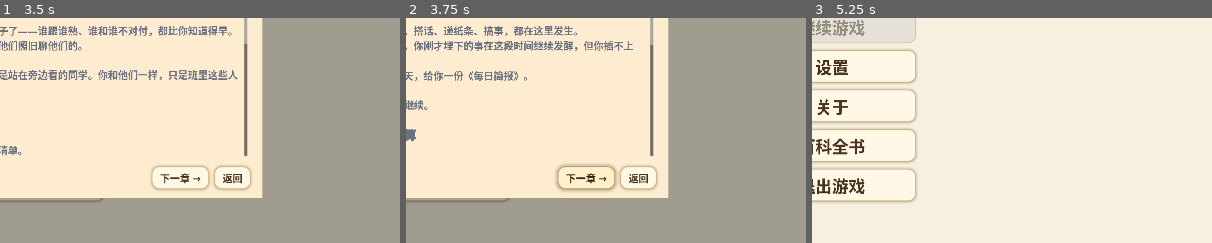
Above: before the commit, frames 1-3 (left to right).
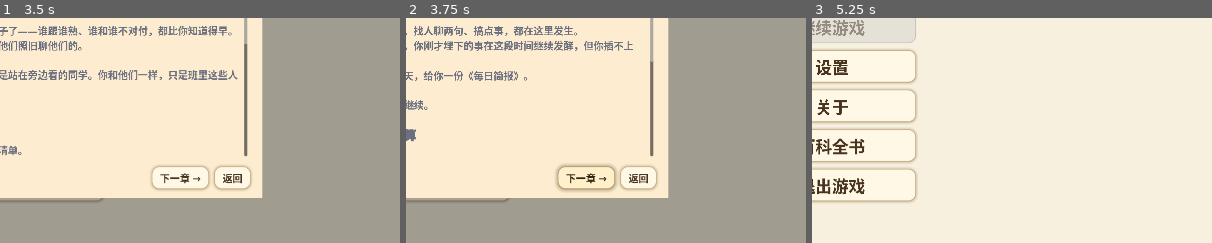
Above: after the commit, the same moments.

Repository: jx321720396/Ten-minutes-after-class
Game: Godot game, scene res://scenes/ui/main_menu.tscn
Two runs of this game, one before a commit and one after it. Both use one fixed random seed, a clock stepped at 60 frames per second and the inputs below.
Inputs:
- Up to frame 1 (3.5 s): click "百科全书" at 0.5 s; click "新游戏" at 1.25 s; click "设置" at 2 s; click "关于" at 2.75 s
- Up to frame 2 (3.75 s): click "下一章 →" at 3.5 s
- Up to frame 3 (5.25 s): click "← 上一章" at 4.25 s; click "返回" at 5 s
The pictures show only the part of the screen within x 48-98%, y 45-95%; the shares and areas given below are measured in that part.

Frame 1 is identical in both runs. In frame 2, 0.5% of the frame differs, in the area x 2-62%, y 3-20%; in frame 3, nothing differs.

Commit message:
feat(ui): 教室天数 HUD 下新增「百科全书」入口（打开时暂停游戏）
- scripts/ui/encyclopedia_entry.gd + scenes/ui/encyclopedia_entry.tscn：教室内的入口——
  天数 HUD 卡片下方的小按钮，样式与 HUD 同一套（纸色底 / 深绿描边 / 圆角 6 / 同一中文字族）。
  点开 → 面板显示 + `get_tree().paused = true`（看百科全书时游戏时间停止），关掉恢复；
  入口与面板分别设 PROCESS_MODE_ALWAYS / WHEN_PAUSED，保证暂停中按钮与目录仍可点。
- scenes/game/classroom3D.tscn：在 UI CanvasLayer 下挂该入口（只加 2 行，不动现有节点）。
- docs/localization/百科全书文案.md + data/localization/encyclopedia.json：按「只写已实现」修订——
  移出内核/界面尚未实现的内容（递纸条、告密、秘密交换、打听、头顶表情、关系线、推理板、情报日志），
  并与主文档 §12.2 对齐（「搭话」已并入「闲聊（发起／加入）」）；7 章由 22 小节精简为 18 小节。

实测：教室场景 headless 加载无错；入口节点存在、打开→paused=true 且面板可见、关闭→paused=false。

Diff:
--- a/data/localization/encyclopedia.json
+++ b/data/localization/encyclopedia.json
@@ -22,15 +22,15 @@
       "sections": [
         {
           "heading": "2.1 一天是怎么过的",
-          "body": "每个上学日是这样的：\n\n• [b]课间[/b]——你能操作。搭话、递纸条、搞事，都在这里发生。\n• [b]上课[/b]——快进过场。你刚才埋下的事在这段时间继续发酵，但你插不上手。\n• [b]放学[/b]——结算这一天，给你一份《每日简报》。\n\n第二天从上午课间继续。"
+          "body": "每个上学日是这样的：\n\n• [b]课间[/b]——你能操作。找人聊两句、搞点事，都在这里发生。\n• [b]上课[/b]——快进过场。你刚才埋下的事在这段时间继续发酵，但你插不上手。\n• [b]放学[/b]——结算这一天，给你一份《每日简报》。\n\n第二天从上午课间继续。"
         },
         {
           "heading": "2.2 你的操作预算",
           "body": "[b]课间只有十分钟，做不了太多事。[/b]\n\n聊两句要花时间，跑去告状要花更多时间——一个课间大概只够你认真做两三件事。\n\n这是时间本身的限制，不是游戏在扣你的次数。"
         },
         {
-          "heading": "2.3 上课时你能做什么",
-          "body": "上课段你不能行动，但可以翻看两样东西：\n\n• [b]情报日志[/b]：已经发生的事；\n• [b]推理板[/b]：你自己记下的判断。\n\n课间埋下的矛盾往往在这时候继续长。你能看着它变，但是没法伸手。"
+          "heading": "2.3 上课时你插不上手",
+          "body": "上课段你不能行动。课间埋下的矛盾在这段时间继续长——你能看着它变，但是伸不了手。"
         }
       ]
     },
@@ -65,19 +65,15 @@
       "sections": [
         {
           "heading": "4.1 开口说话",
-          "body": "走过去，对他说话。大致是这几路：\n\n• [b]凑进别人的聊天[/b]——有人在聊，你可以加进去；\n• [b]单独开口[/b]——闲聊两句、开口求助、看出谁难受了去说句好话；\n• [b]带点刺的[/b]——当众开他玩笑（围着的人越多越热闹），或者跟闹翻的人把话说开。"
+          "body": "走过去，对他说话。大致是这几路：\n\n• [b]闲聊[/b]——随便找个人聊两句，或者加进别人正在进行的聊天；\n• [b]单独开口[/b]——开口求助、看出谁难受了去说句好话；\n• [b]带点刺的[/b]——当众开他玩笑（围着的人越多越热闹），或者跟闹翻的人把话说开。"
         },
         {
           "heading": "4.2 动手做事",
-          "body": "有些事不用说话：\n\n• [b]递纸条[/b]——别人听不到；\n• [b]传流言[/b]——把你听来的闲话散出去（你听来的未必是真的）；\n• [b]告密[/b]——单独把料告诉当事人；\n• [b]举报[/b]——跑去老师那儿告状。这是大事，全班都会注意到有人被叫走了；\n• [b]交换秘密[/b]——说一个秘密给他，换他守口如瓶；\n• [b]追逐打闹[/b]——一群人疯玩一场。玩的这几个人关系会近，但在旁边看着的人未必高兴；\n• [b]带着人排挤[/b]——真要孤立一个人，靠的是一群人一起动手。"
+          "body": "有些事不用说话：\n\n• [b]传流言[/b]——把你听来的闲话散出去（你听来的未必是真的）；\n• [b]举报[/b]——跑去老师那儿告状。这是大事，全班都会注意到有人被叫走了；\n• [b]追逐打闹[/b]——一群人疯玩一场。玩的这几个人关系会近，但在旁边看着的人未必高兴；\n• [b]带着人排挤[/b]——真要孤立一个人，靠的是一群人一起动手。"
         },
         {
           "heading": "4.3 不接触",
           "body": "你也可以什么都不做。\n\n[b]不选就是学习[/b]——在教室里，闲着就是在学，这是默认状态。也可以[b]走动[/b]换个位置，或者[b]趴一整节课[/b]：谁都不理你，但压力会松下来不少。"
-        },
-        {
-          "heading": "4.4 班里其他人做不到的三件事",
-          "body": "• [b]打听[/b]——花一次课间动作，向某人打听另一个人的事。他愿不愿意说，取决于他信不信你；\n• [b]推理板[/b]——写下你对每个人的判断。[b]当你的记录和后来的信息对不上时，它会自动标出来[/b]；\n• [b]情报日志[/b]——上课时翻看已经发生的事。"
         }
       ]
     },
@@ -85,18 +81,11 @@
       "title": "第五章 · 看懂画面",
       "sections": [
         {
-          "heading": "5.1 头顶的表情",
-          "body": "每个人头顶有一个极简的表情：开心、平静、焦虑、愤怒、低落、兴奋。\n\n它只表示[b]他现在的样子[/b]，不会告诉你他为什么这样，也不告诉你他在想谁。"
-        },
-        {
-          "heading": "5.2 脚下的圈",
+          "heading": "5.1 脚下的圈",
           "body": "脚底下的圈表示[b]\"他此刻在干什么\"[/b]：\n\n• [b]淡色的圈[/b]——一般状态：一个人待着、走开、或者在学习；\n• [b]亮色的圈[/b]——他正和别人一起做同一件事。[b]做同一件事的人，圈是同一个颜色[/b]；不同的事，颜色不同。\n\n圈不代表关系好坏，只说明此刻他们凑在一起。"
-        },
-        {
-          "heading": "5.3 关系线",
-          "body": "关系线[b]只在关系发生变化的瞬间闪一下[/b]：处得好的人之间闪过一条细线，闹掰的闪一下小闪电。\n\n它不会一直挂着——否则满屏都是线，你反而什么都看不清。"
         }
-      ]
+      ],
+      "intro": "只有一条：[b]脚下的圈[/b]。"
     },
     {
       "title": "第六章 · 你看到的可能不是真的",
@@ -112,10 +101,6 @@
         {
           "heading": "6.3 你听到的可能是错的",
           "body": "[b]你听到的，不一定是真的。[/b]\n\n看不透的人可能当面装友好；别人转述给你的话，可能被传歪了，也可能他本人就是这么以为的。\n\n同一个人的态度，你可能从两头得到互相矛盾的说法——先别急着挑一个信，记下来。"
-        },
-        {
-          "heading": "6.4 推理板：把矛盾变成线索",
-          "body": "推理板是你记判断的地方。\n\n你写下的东西一旦和后来的情报对不上，它会[b]自动把矛盾标出来[/b]——这就是你一点点逼近真相的方式。\n\n注意：[b]它标的是\"对不上\"，不是\"谁错了\"。[/b] 可能是你记错了，也可能是别人骗了你。"
         }
       ]
     },
--- a/scenes/game/classroom3D.tscn
+++ b/scenes/game/classroom3D.tscn
@@ -12,6 +12,7 @@
 [ext_resource type="PackedScene" path="res://scenes/ui/player_emotion_feedback.tscn" id="emotion_scene"]
 [ext_resource type="PackedScene" path="res://scenes/ui/player_interaction_menu.tscn" id="interaction_menu_scene"]
 [ext_resource type="PackedScene" path="res://scenes/game/player_interaction_controller.tscn" id="interaction_scene"]
+[ext_resource type="PackedScene" path="res://scenes/ui/encyclopedia_entry.tscn" id="encyclopedia_entry"]
 [ext_resource type="Material" path="res://resources/materials/mat_ceiling.tres" id="m_ceiling"]
 [ext_resource type="Material" uid="uid://ch4e581dp5tgx" path="res://resources/materials/mat_board_cork.tres" id="m_cork"]
 [ext_resource type="Material" path="res://resources/materials/mat_dark.tres" id="m_dark"]
@@ -244,6 +245,8 @@
 [node name="PauseMenu" parent="UI" unique_id=589524490 instance=ExtResource("pause_menu")]
 visible = false
 
+[node name="EncyclopediaEntry" parent="UI" instance=ExtResource("encyclopedia_entry")]
+
 [node name="WorldEnvironment" type="WorldEnvironment" parent="." unique_id=281153324]
 environment = SubResource("Env_room")
 
--- /dev/null
+++ b/scenes/ui/encyclopedia_entry.tscn
@@ -0,0 +1,6 @@
+[gd_scene load_steps=2 format=3]
+
+[ext_resource type="Script" path="res://scripts/ui/encyclopedia_entry.gd" id="1_entry"]
+
+[node name="EncyclopediaEntry" type="CanvasLayer"]
+script = ExtResource("1_entry")
--- /dev/null
+++ b/scripts/ui/encyclopedia_entry.gd
@@ -0,0 +1,112 @@
+extends CanvasLayer
+## 教室里的「百科全书」入口（表现层）
+##
+## 位置：天数 HUD 卡片（`scripts/ui/time_hud.gd`，左上角 `CARD_MARGIN = (16,16)`、宽 340）
+## 的**下方**；样式与 HUD 同一套（纸色底 + 深绿描边 + 圆角 6 + 同一中文字族）。
+##
+## 交互：点开 → 弹出百科全书面板，**并把游戏暂停**（`get_tree().paused = true`，时间停止）；
+## 关掉（面板的「返回」或 Esc）→ 恢复。
+##
+## 注意事项：
+##   · 本节点与面板都设 `process_mode`，否则暂停后按钮/目录点不动；
+##   · 面板复用主菜单那套 `scenes/ui/encyclopedia.tscn`，内容来自 `data/localization/encyclopedia.json`。
+
+const SCENE_ENCYCLOPEDIA := preload("res://scenes/ui/encyclopedia.tscn")
+
+## 与 time_hud.gd / classroom_actors.gd 同一套族名（中文字族优先，末位 sans-serif 兜底）
+const FONT_FAMILIES: Array[String] = [
+	"Microsoft YaHei",
+	"微软雅黑",
+	"SimHei",
+	"Noto Sans CJK SC",
+	"PingFang SC",
+	"sans-serif",
+]
+const COLOR_PAPER := Color(0.98, 0.96, 0.90, 0.92)
+const COLOR_INK := Color(0.12, 0.16, 0.14)
+const COLOR_ACCENT := Color(0.16, 0.38, 0.26)
+## 天数 HUD 卡片正下方的位置（卡片约 80px 高 + 其下方有 toast/action 两个临时元素）
+const BUTTON_POS := Vector2(16.0, 152.0)
+const BUTTON_SIZE := Vector2(140.0, 38.0)
+
+var _panel: Control = null
+var _font_cache: Font = null
+
+
+func _ready() -> void:
+	layer = 2  # 与时间 HUD 同层
+	process_mode = Node.PROCESS_MODE_ALWAYS  # 暂停时本节点仍要能响应
+	_build_button()
+
+	_panel = SCENE_ENCYCLOPEDIA.instantiate()
+	_panel.visible = false
+	# 面板要在暂停状态下仍可交互，否则打开后按钮/目录全点不动
+	_panel.process_mode = Node.PROCESS_MODE_WHEN_PAUSED
+	_panel.closed.connect(_close)
+	add_child(_panel)
+
+
+## 供测试与调试读取。
+func is_open() -> bool:
+	return _panel != null and _panel.visible
+
+
+func open() -> void:
+	_open()
+
+
+func close() -> void:
+	_close()
+
+
+func _build_button() -> void:
+	var btn := Button.new()
+	btn.name = "EncyclopediaButton"
+	btn.text = "百科全书"
+	btn.position = BUTTON_POS
+	btn.size = BUTTON_SIZE
+	btn.custom_minimum_size = BUTTON_SIZE
+	btn.process_mode = Node.PROCESS_MODE_ALWAYS
+	btn.add_theme_font_override("font", _ui_font())
+	btn.add_theme_font_size_override("font_size", 18)
+	btn.add_theme_color_override("font_color", COLOR_INK)
+	btn.add_theme_color_override("font_hover_color", COLOR_ACCENT)
+	btn.add_theme_stylebox_override("normal", _button_style())
+	btn.add_theme_stylebox_override("hover", _button_style())
+	btn.add_theme_stylebox_override("pressed", _button_style())
+	btn.pressed.connect(_open)
+	add_child(btn)
+
+
+func _button_style() -> StyleBoxFlat:
+	var style := StyleBoxFlat.new()
+	style.bg_color = COLOR_PAPER
+	style.border_color = COLOR_ACCENT
+	style.set_border_width_all(2)
+	style.set_corner_radius_all(6)
+	style.content_margin_left = 12.0
+	style.content_margin_right = 12.0
+	style.content_margin_top = 6.0
+	style.content_margin_bottom = 6.0
+	return style
+
+
+func _ui_font() -> Font:
+	if _font_cache == null:
+		var font := SystemFont.new()
+		font.font_names = PackedStringArray(FONT_FAMILIES)
+		_font_cache = font
+	return _font_cache
+
+
+func _open() -> void:
+	if _panel == null:
+		return
+	_panel.visible = true
+	get_tree().paused = true  # 看百科全书时，游戏时间停止
+
+
+func _close() -> void:
+	if _panel != null:
+		_panel.visible = false
+	get_tree().paused = false
Not shown, added: scripts/ui/encyclopedia_entry.gd.uid
Not shown, changed: docs/localization/百科全书文案.md
